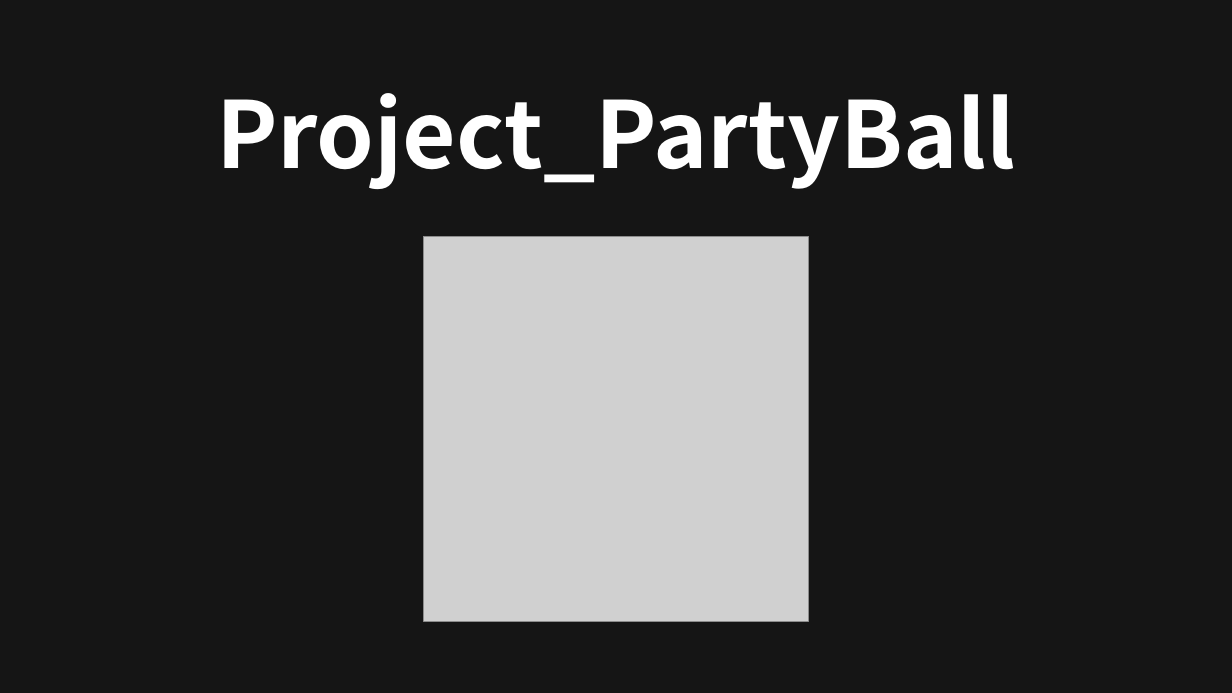
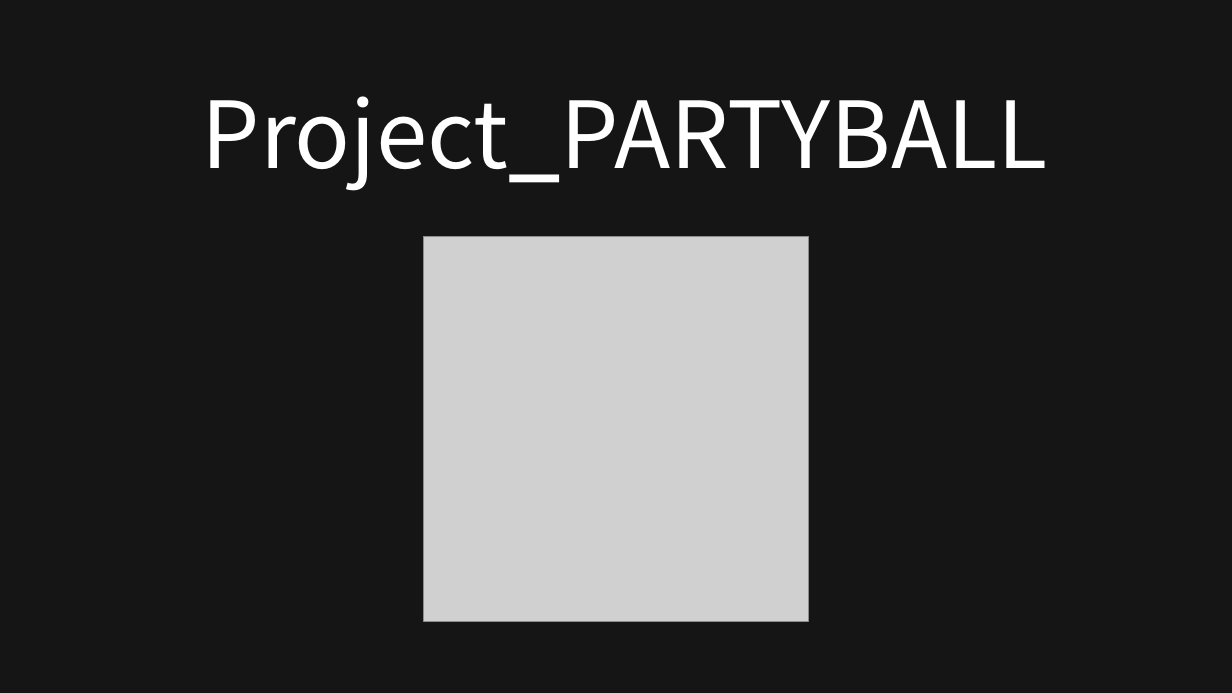
Before and after one commit to kjpark102312/Jagu_Agis, a slide deck: slide 1 of Presentation/AGIS 발표자료.pptx. Drawn at 1232x693 pixels with LibreOffice and Linux fonts; fonts in the diff are those of the drawing; grey boxes stand for pictures; background and template pictures are left out; a plain dark background stands for a picture behind light text. Boxes give left, top, right and bottom in pixels: in the first picture for what was removed or moved away, otherwise in the second. Text is boxed around its words. In the diff, an @@ line names an element or a change of style, - is before the commit and + after.

```diff
--- a/Presentation/AGIS 발표자료.pptx
+++ b/Presentation/AGIS 발표자료.pptx
@@ text at <box>202,96,1048,191</box>: text changed; bold off @@
-Project_PartyBall
+Project_PARTYBALL
```
Also in this commit, not shown: 2 other slides changed, 3 slides added, 2 slides removed, 1 other file.
